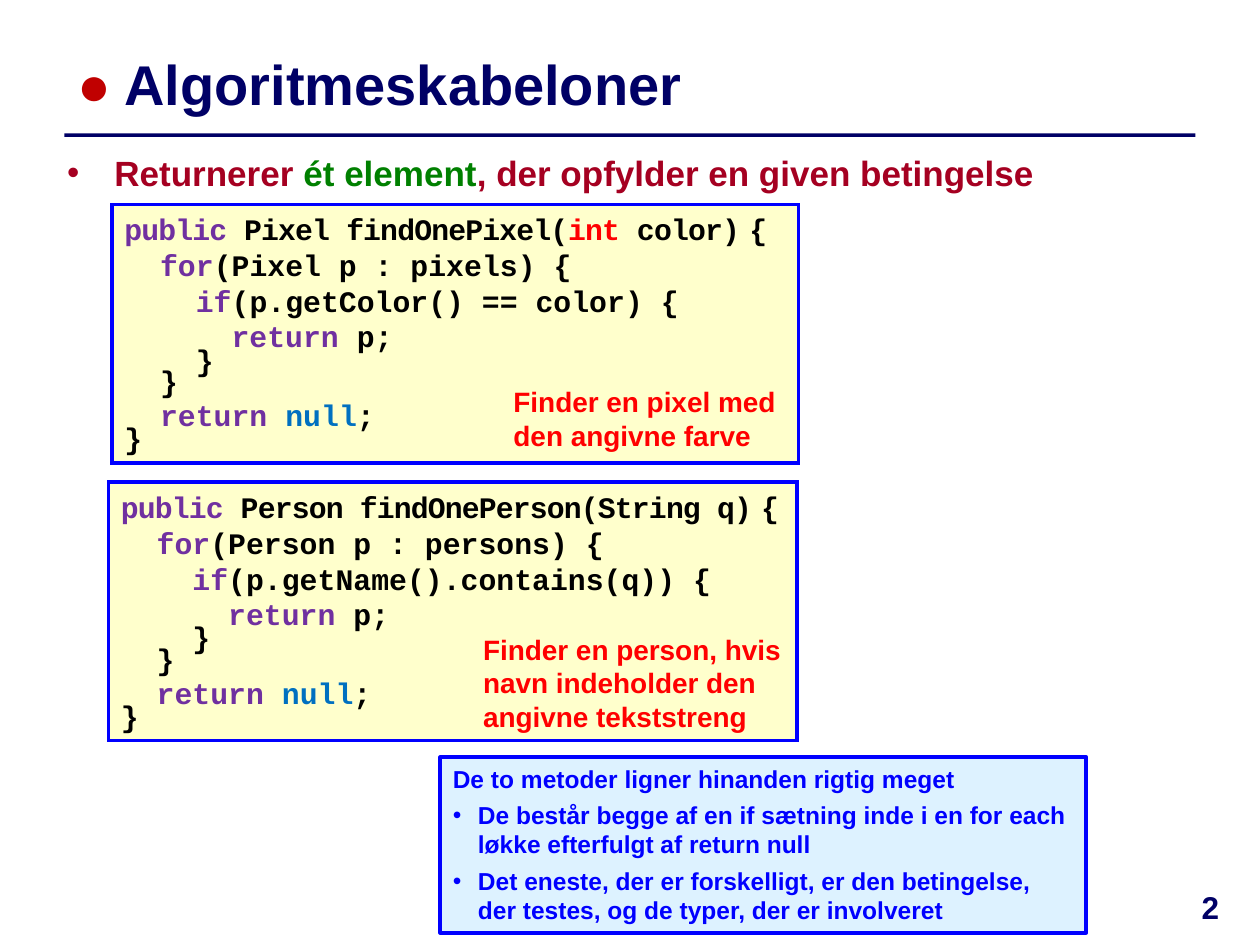
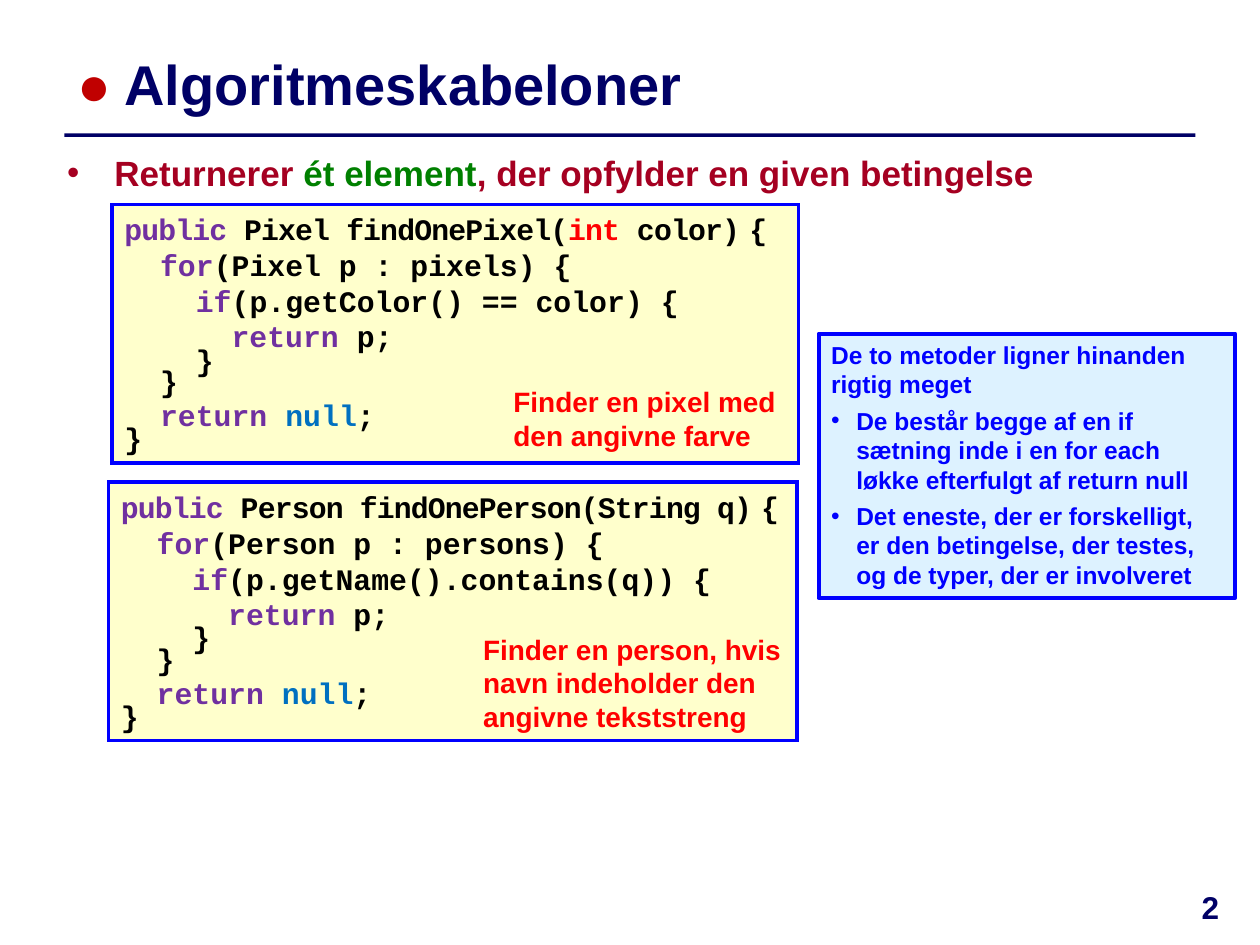
Before and after one commit to IntProgAU/Materiale, a slide deck: slide 2 of web/e23/uge_4a/Slides-Uge4-Mandag.pptx. Drawn at 1260x945 pixels with LibreOffice and Linux fonts; fonts in the diff are those of the drawing. Boxes give left, top, right and bottom in pixels: in the first picture for what was removed or moved away, otherwise in the second. Text is boxed around its words. In the diff, an @@ line names an element or a change of style, - is before the commit and + after.

```diff
--- a/web/e23/uge_4a/Slides-Uge4-Mandag.pptx
+++ b/web/e23/uge_4a/Slides-Uge4-Mandag.pptx
@@ rectangle "De to metoder ligner hinanden ...": place and size @@
-rectangle "De to metoder ligner hinanden ..." at <box>440,757,1086,932</box>
+rectangle "De to metoder ligner hinanden ..." at <box>819,334,1236,598</box>
```
Also in this commit, not shown: 1 other slide changed, 1 other file.
